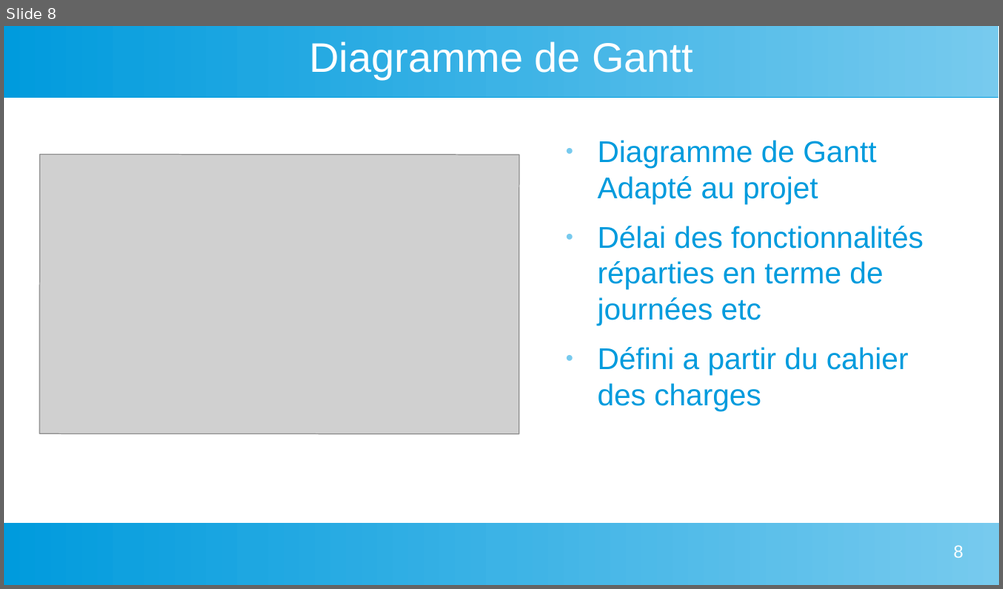
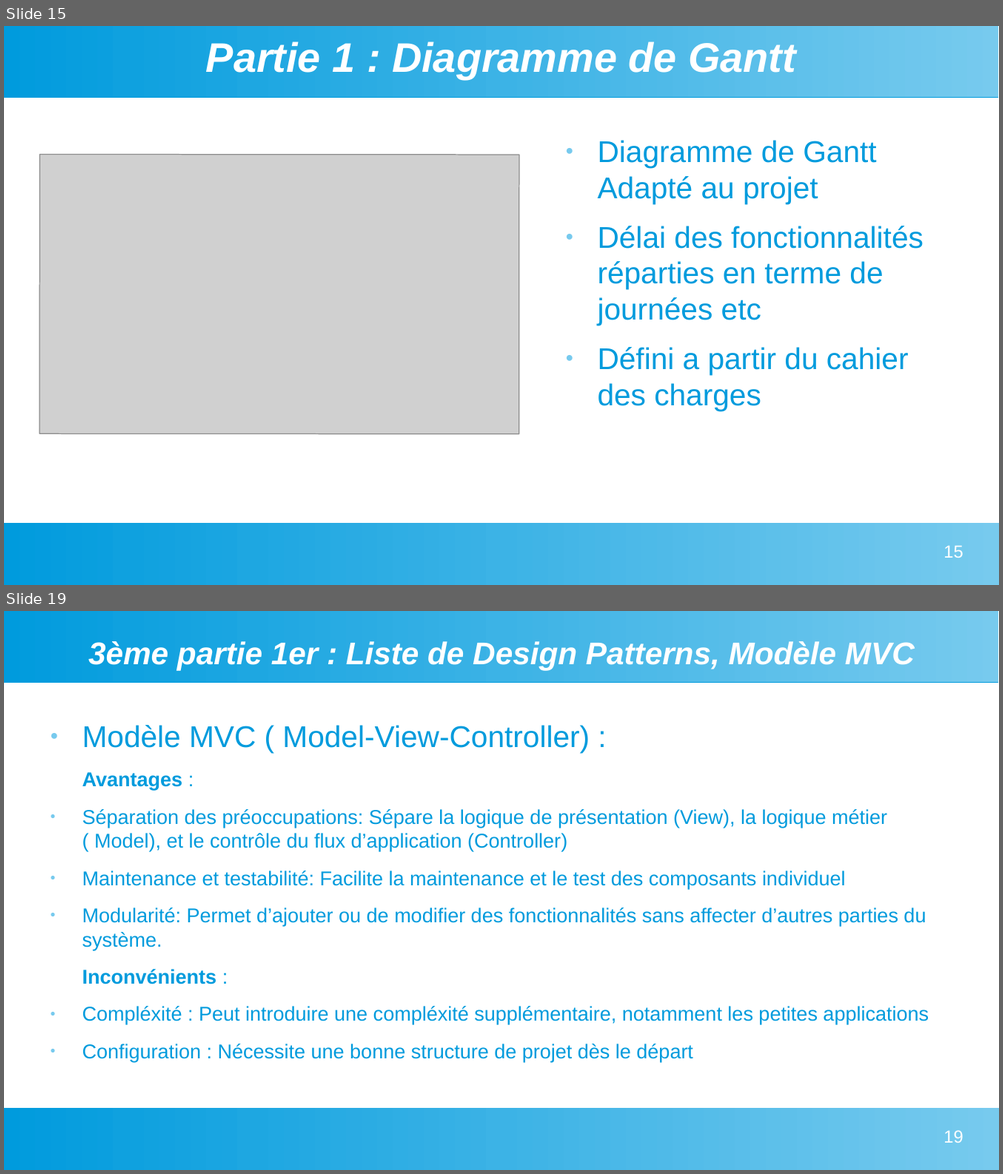
Before and after one commit to Myst564/Dev-Web, a slide deck: Projet Solo/DAB-INVOICE/Diaporama Projet Oral Stage IDEES Numérique.odp. Shown one above the other, each under a label of ours: slide 8 before the commit, slides 15 and 19 after it; the slides between them are not shown. The pictures are 1003x589 and 1003x1174 pixels, drawn with LibreOffice and Linux fonts; fonts in the diff are those of the drawing; grey boxes stand for pictures. Boxes give left, top, right and bottom in pixels: in the first picture for what was removed or moved away, otherwise in the second. Text is boxed around its words. In the diff, an @@ line names an element or a change of style, - is before the commit and + after.

Commit message:
Update Projet IDEES Numérique

```diff
--- a/Projet Solo/DAB-INVOICE/Diaporama Projet Oral Stage IDEES Numérique.odp
+++ b/Projet Solo/DAB-INVOICE/Diaporama Projet Oral Stage IDEES Numérique.odp
@@ slide 19 added at [4,611,999,1170], background #FFFFFF; not listed: 2 template elements that a slide beside it also shows @@
@@ title added at [88,641,914,670], 25 pt, text #FFFFFF, bold, italic @@
+3ème partie 1er : Liste de Design Patterns, Modèle MVC
@@ text added at [82,725,928,1062], 16 pt, text #009BDD @@
+● Modèle MVC ( Model-View-Controller) :
+Avantages :
+● Séparation des préoccupations: Sépare la logique de présentation (View), la logique métier ( Model), et le contrôle du flux d’application (Controller)
+● Maintenance et testabilité: Facilite la maintenance et le test des composants individuel
+● Modularité: Permet d’ajouter ou de modifier des fonctionnalités sans affecter d’autres parties du système.
+Inconvénients :
+● Compléxité : Peut introduire une compléxité supplémentaire, notamment les petites applications
+● Configuration : Nécessite une bonne structure de projet dès le départ
@@ page number added at [943,1130,962,1143], 14 pt, text #FFFFFF @@
+19
@@ what was slide 8 is now slide 15 @@
@@ slide 15 changed as well @@
@@ title at [206,42,796,79]: text changed; bold on; italic on @@
-Diagramme de Gantt
+Partie 1 : Diagramme de Gantt
@@ page number at [943,545,962,558]: text changed @@
-8
+15
```
Also in this commit, not shown: 6 other slides changed, 65 other slides added, 1 slide removed, 3 other files.
